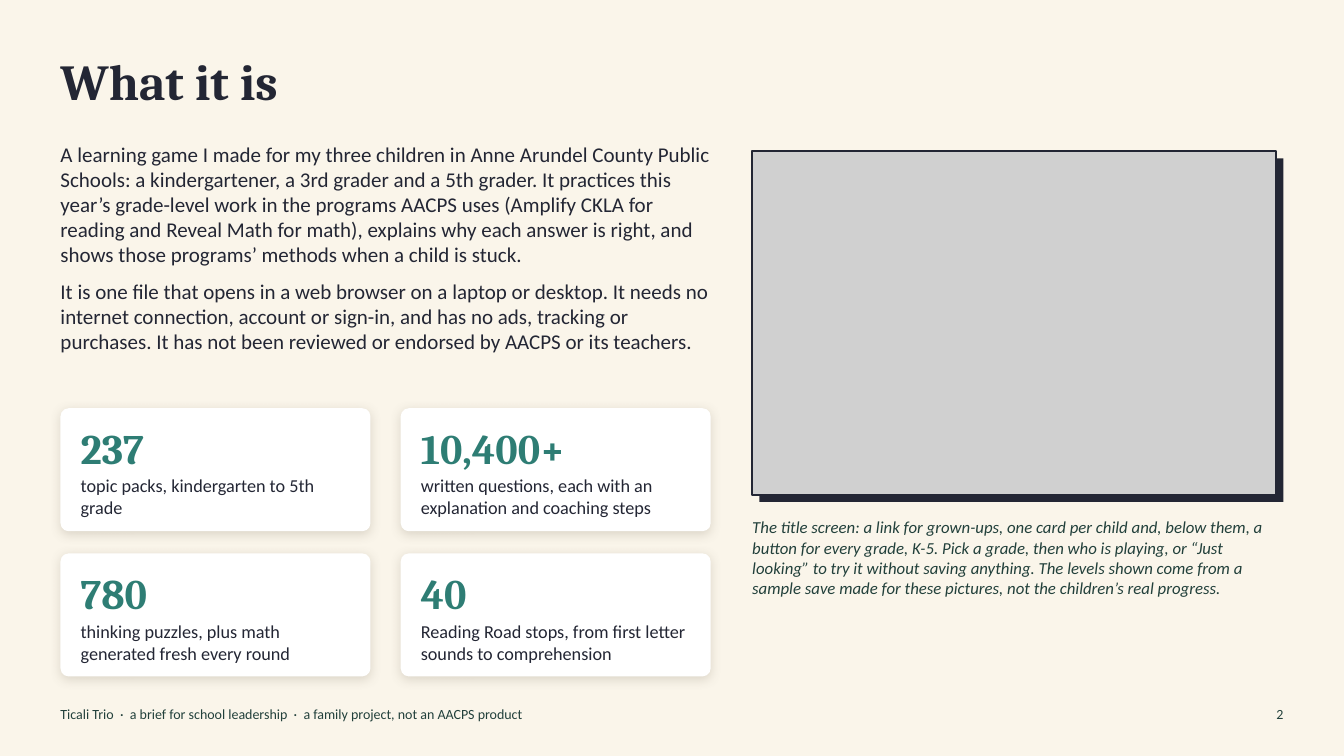
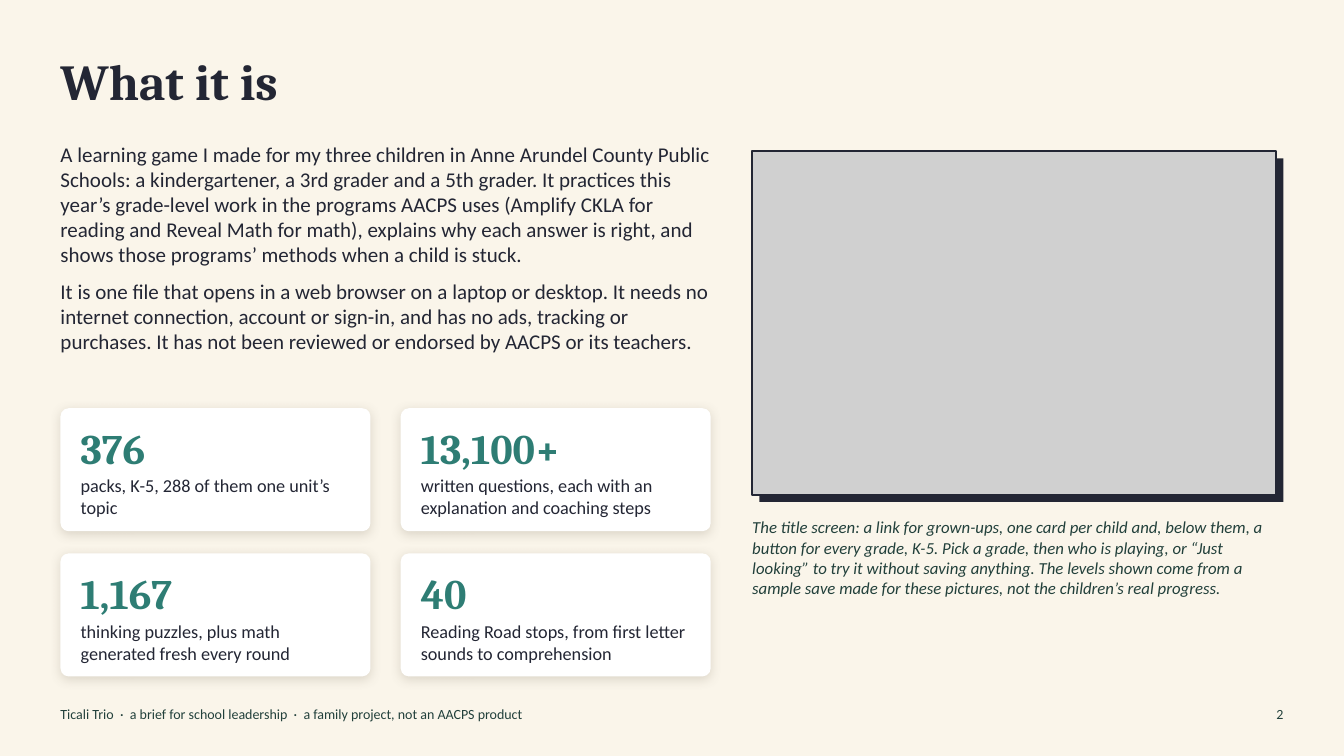
Before and after one commit to nicholasticali/Ticali-trio-education-game, a slide deck: slide 2 of for-school/Ticali_Trio_Brief.pptx. Drawn at 1344x756 pixels with LibreOffice and Linux fonts; fonts in the diff are those of the drawing; grey boxes stand for pictures. Boxes give left, top, right and bottom in pixels: in the first picture for what was removed or moved away, otherwise in the second. Text is boxed around its words. In the diff, an @@ line names an element or a change of style, - is before the commit and + after.

```diff
--- a/for-school/Ticali_Trio_Brief.pptx
+++ b/for-school/Ticali_Trio_Brief.pptx
@@ text at (81,435,146,465): text changed @@
-237
+376
@@ text at (421,435,560,470): text changed @@
-10,400+
+13,100+
@@ text at (81,479,330,517): text changed @@
-topic packs, kindergarten to 5th grade
+packs, K-5, 288 of them one unit’s topic
@@ text at (81,580,172,615): text changed @@
-780
+1,167
```
Also in this commit, not shown: 3 other slides changed, 11 other files.
